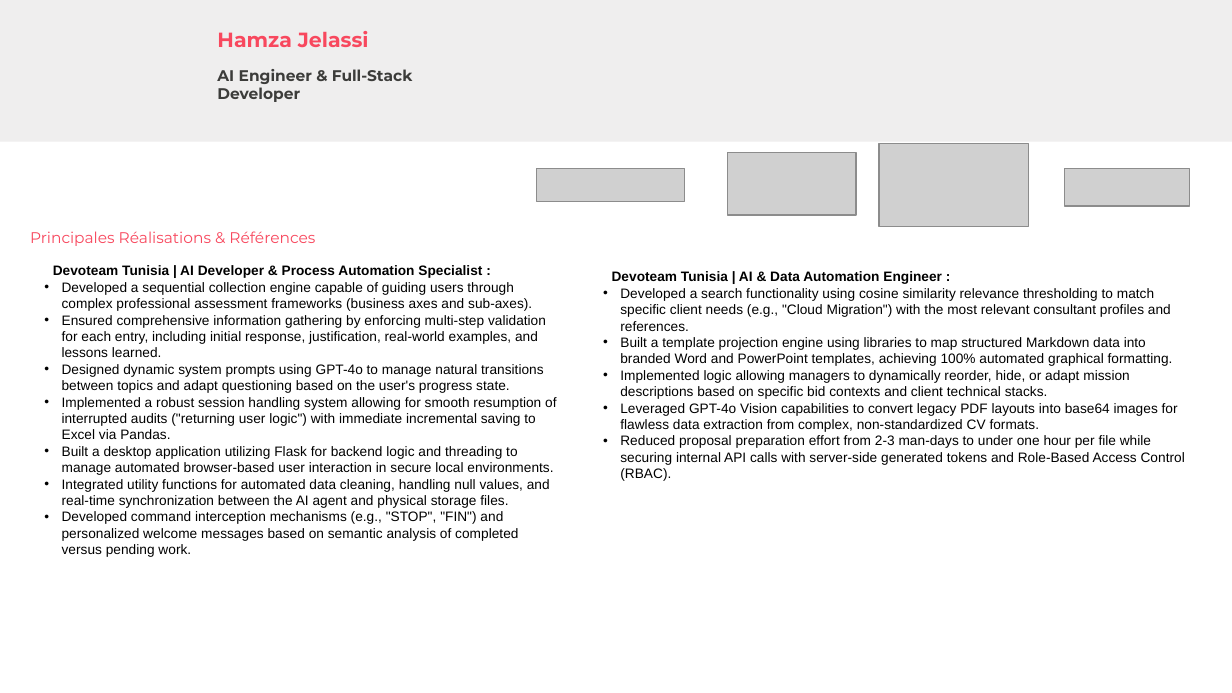
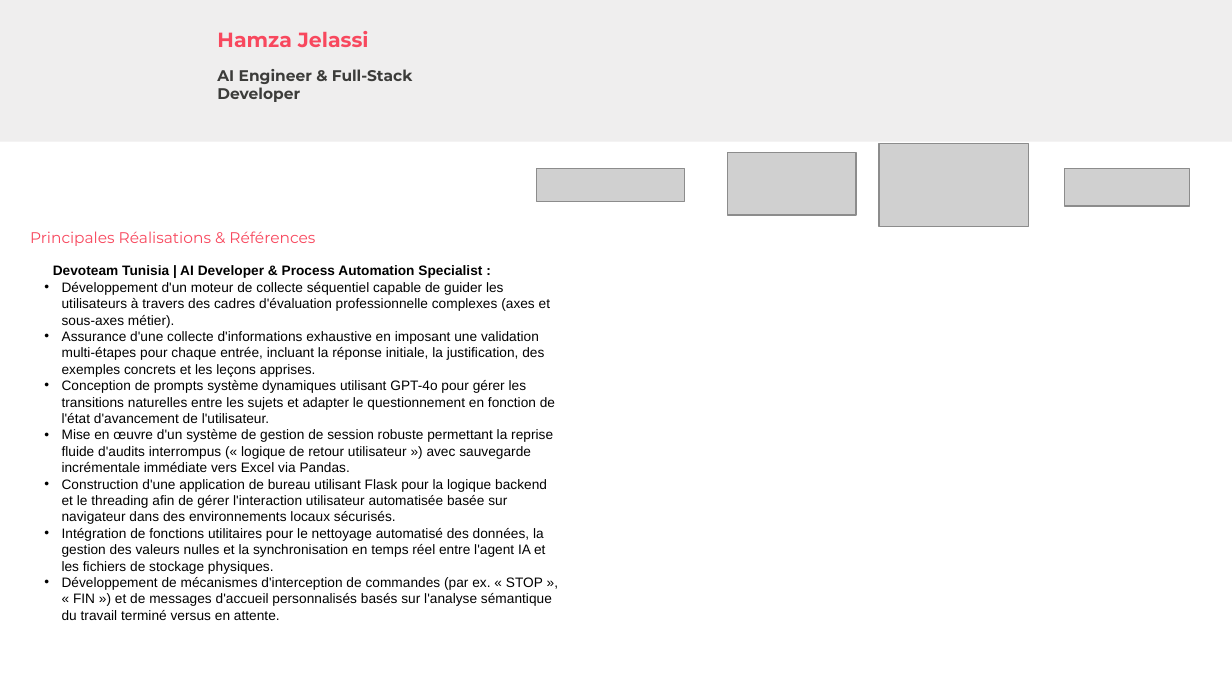
Before and after one commit to OmarDahmen97/DevosmartBid, a slide deck: slide 2 of generated_cvs/6a7ae1e539dae46e85b6b85b.pptx. Drawn at 1232x693 pixels with LibreOffice and Linux fonts; fonts in the diff are those of the drawing; grey boxes stand for pictures; background and template pictures are left out. Boxes give left, top, right and bottom in pixels: in the first picture for what was removed or moved away, otherwise in the second. Text is boxed around its words. In the diff, an @@ line names an element or a change of style, - is before the commit and + after.

```diff
--- a/generated_cvs/6a7ae1e539dae46e85b6b85b.pptx
+++ b/generated_cvs/6a7ae1e539dae46e85b6b85b.pptx
@@ text at (x1=62, y1=282, x2=555, y2=620): text changed @@
-• Developed a sequential collection engine capable of guiding users through complex professional assessment frameworks (business axes and sub-axes).
-• Ensured comprehensive information gathering by enforcing multi-step validation for each entry, including initial response, justification, real-world examples, and lessons learned.
-• Designed dynamic system prompts using GPT-4o to manage natural transitions between topics and adapt questioning based on the user's progress state.
-• Implemented a robust session handling system allowing for smooth resumption of interrupted audits ("returning user logic") with immediate incremental saving to Excel via Pandas.
-• Built a desktop application utilizing Flask for backend logic and threading to manage automated browser-based user interaction in secure local environments.
-• Integrated utility functions for automated data cleaning, handling null values, and real-time synchronization between the AI agent and physical storage files.
-• Developed command interception mechanisms (e.g., "STOP", "FIN") and personalized welcome messages based on semantic analysis of completed versus pending work.
+• Développement d'un moteur de collecte séquentiel capable de guider les utilisateurs à travers des cadres d'évaluation professionnelle complexes (axes et sous-axes métier).
+• Assurance d'une collecte d'informations exhaustive en imposant une validation multi-étapes pour chaque entrée, incluant la réponse initiale, la justification, des exemples concrets et les leçons apprises.
+• Conception de prompts système dynamiques utilisant GPT-4o pour gérer les transitions naturelles entre les sujets et adapter le questionnement en fonction de l'état d'avancement de l'utilisateur.
+• Mise en œuvre d'un système de gestion de session robuste permettant la reprise fluide d'audits interrompus (« logique de retour utilisateur ») avec sauvegarde incrémentale immédiate vers Excel via Pandas.
+• Construction d'une application de bureau utilisant Flask pour la logique backend et le threading afin de gérer l'interaction utilisateur automatisée basée sur navigateur dans des environnements locaux sécurisés.
+• Intégration de fonctions utilitaires pour le nettoyage automatisé des données, la gestion des valeurs nulles et la synchronisation en temps réel entre l'agent IA et les fichiers de stockage physiques.
+• Développement de mécanismes d'interception de commandes (par ex. « STOP », « FIN ») et de messages d'accueil personnalisés basés sur l'analyse sémantique du travail terminé versus en attente.
@@ text removed at (x1=612, y1=271, x2=1185, y2=465) @@
-Devoteam Tunisia | AI & Data Automation Engineer :
-• Developed a search functionality using cosine similarity relevance thresholding to match specific client needs (e.g., "Cloud Migration") with the most relevant consultant profiles and references.
-• Built a template projection engine using libraries to map structured Markdown data into branded Word and PowerPoint templates, achieving 100% automated graphical formatting.
-• Implemented logic allowing managers to dynamically reorder, hide, or adapt mission descriptions based on specific bid contexts and client technical stacks.
-• Leveraged GPT-4o Vision capabilities to convert legacy PDF layouts into base64 images for flawless data extraction from complex, non-standardized CV formats.
-• Reduced proposal preparation effort from 2-3 man-days to under one hour per file while securing internal API calls with server-side generated tokens and Role-Based Access Control (RBAC).
```
Also in this commit, not shown: 1 other slide changed, 27 other files.
